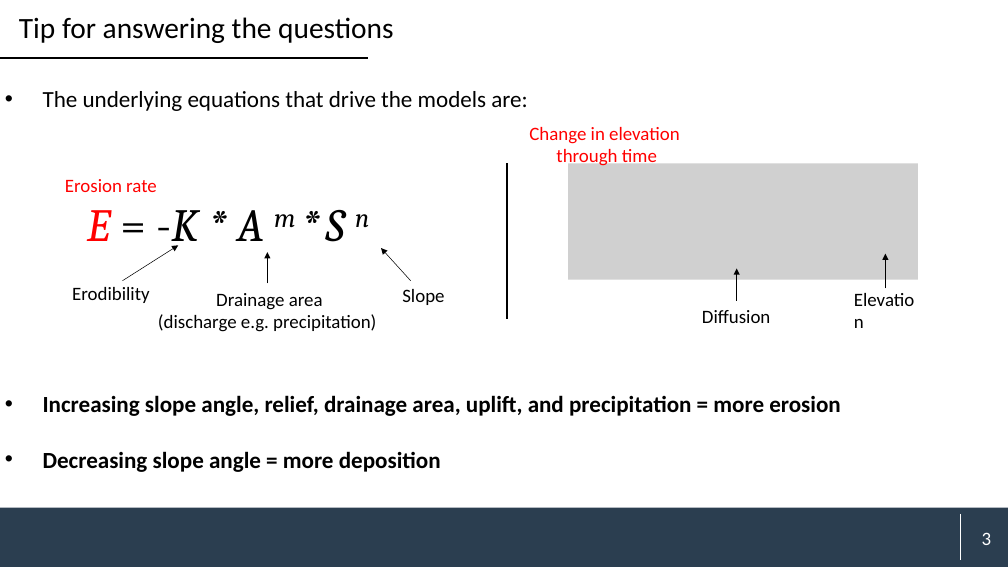
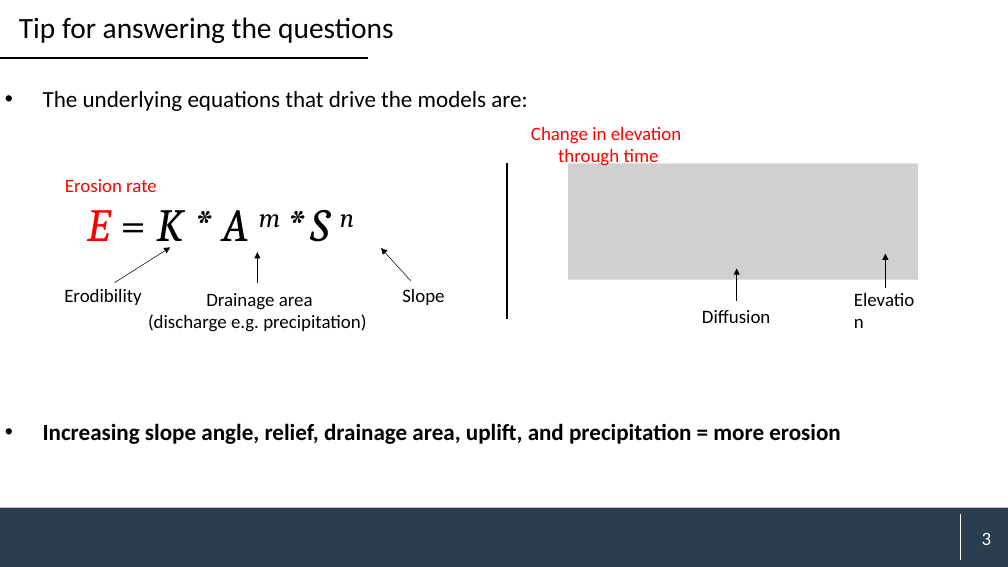
Before and after one commit to eslrgs/models, a slide deck: slide 3 of worksheet/modelling_worksheet.pptx. Drawn at 1008x567 pixels with LibreOffice and Linux fonts; fonts in the diff are those of the drawing; grey boxes stand for pictures. Boxes give left, top, right and bottom in pixels: in the first picture for what was removed or moved away, otherwise in the second. Text is boxed around its words. In the diff, an @@ line names an element or a change of style, - is before the commit and + after.

```diff
--- a/worksheet/modelling_worksheet.pptx
+++ b/worksheet/modelling_worksheet.pptx
@@ text at box(87, 210, 354, 251): text changed @@
-E = -K * A m * S n
+E = K * A m * S n
@@ 2 arrows, 1 text: place and size @@
-2 arrows, 1 text at box(123, 245, 376, 332)
+2 arrows, 1 text at box(115, 247, 366, 332)
@@ text "Erodibility": place and size @@
-text "Erodibility" at box(72, 287, 149, 303)
+text "Erodibility" at box(64, 289, 141, 305)
@@ text at box(43, 451, 441, 472): paragraph removed @@
-• Decreasing slope angle = more deposition
```
Also in this commit, not shown: 1 slide added, 1 other file.
